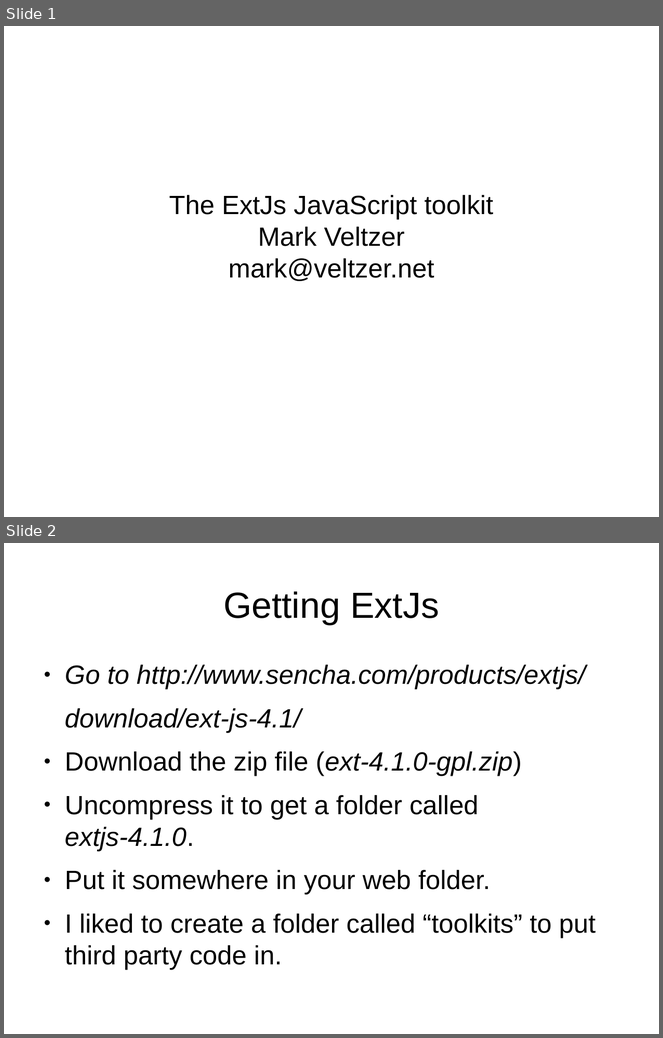
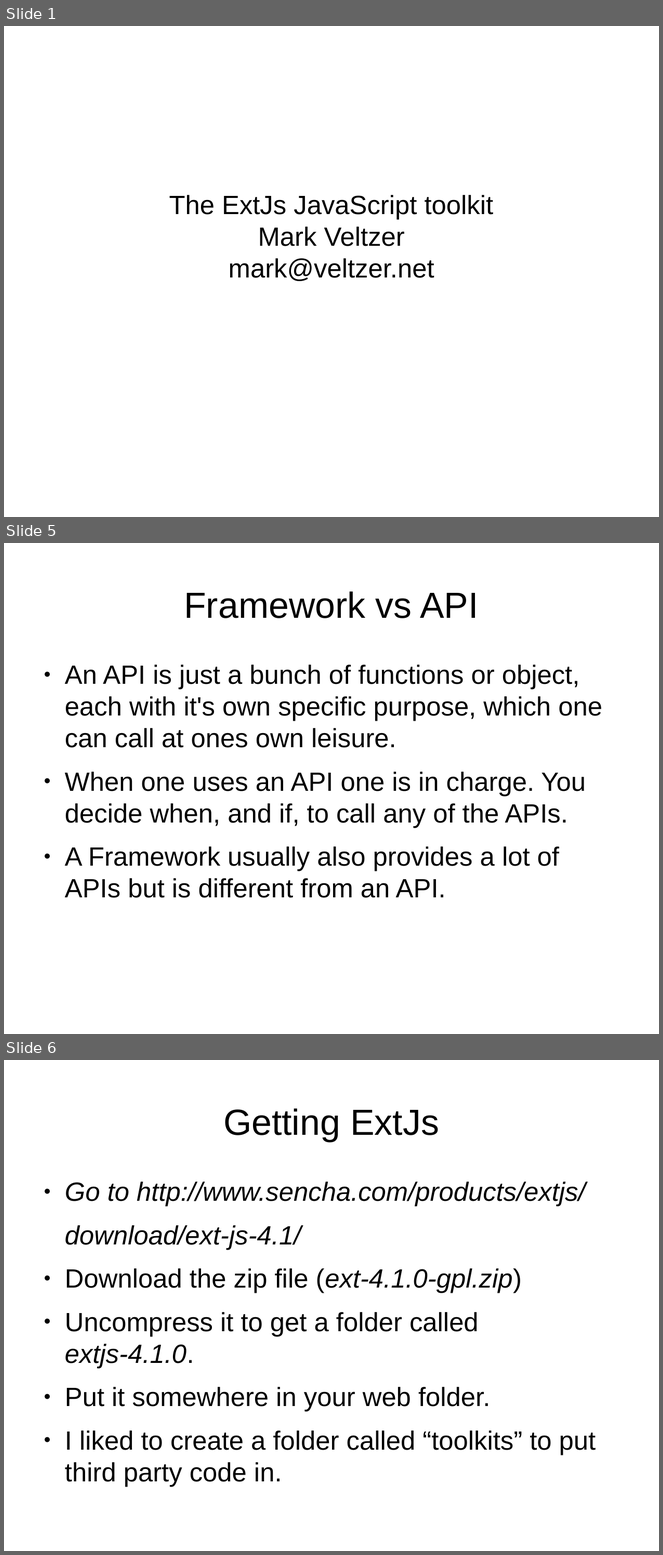
Before and after one commit to veltzer/demos, a slide deck: javascript/extjs/doc/extjs.odp. Shown one above the other, each under a label of ours: slides 1 and 2 before the commit, slides 1, 5 and 6 after it; the slides between them are not shown. The pictures are 663x1038 and 663x1555 pixels, drawn with LibreOffice and Linux fonts; fonts in the diff are those of the drawing. Boxes give left, top, right and bottom in pixels: in the first picture for what was removed or moved away, otherwise in the second. Text is boxed around its words. In the diff, an @@ line names an element or a change of style, - is before the commit and + after.

```diff
--- a/javascript/extjs/doc/extjs.odp
+++ b/javascript/extjs/doc/extjs.odp
@@ slide 5 added at [4, 543, 659, 1034], background #FFFFFF @@
@@ title added at [184, 591, 478, 618], 44 pt, text #000000 @@
+Framework vs API
@@ text added at [65, 665, 603, 898], 32 pt, text #000000 @@
+● An API is just a bunch of functions or object, each with it's own specific purpose, which one can call at ones own leisure.
+● When one uses an API one is in charge. You decide when, and if, to call any of the APIs.
+● A Framework usually also provides a lot of APIs but is different from an API.
@@ what was slide 2 is now slide 6 @@
```
Also in this commit, not shown: 3 other slides added, 7 other files.
